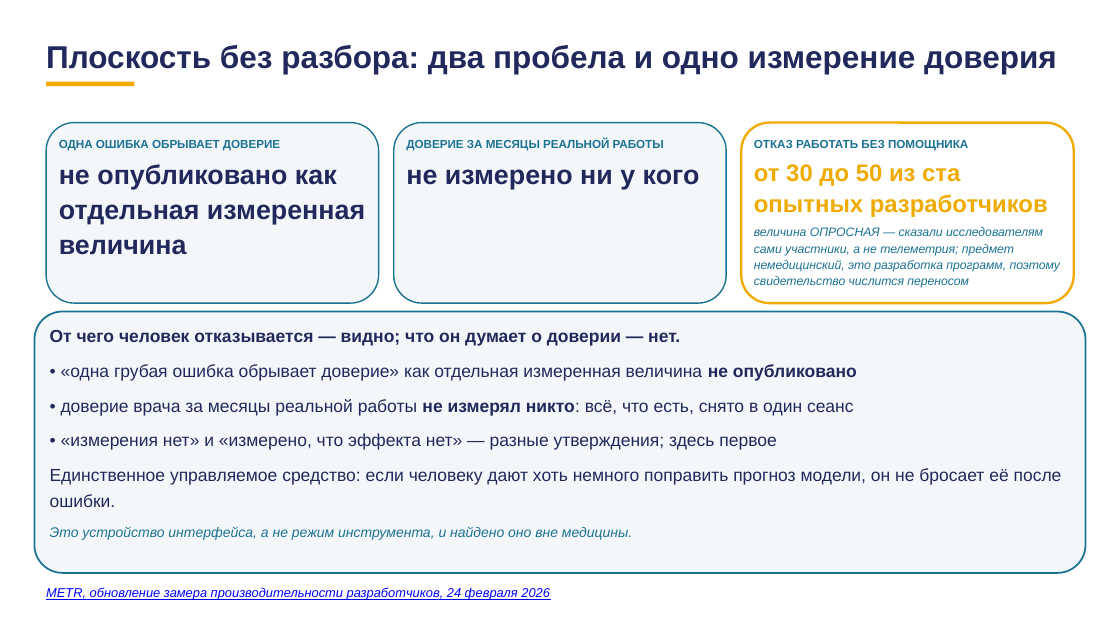
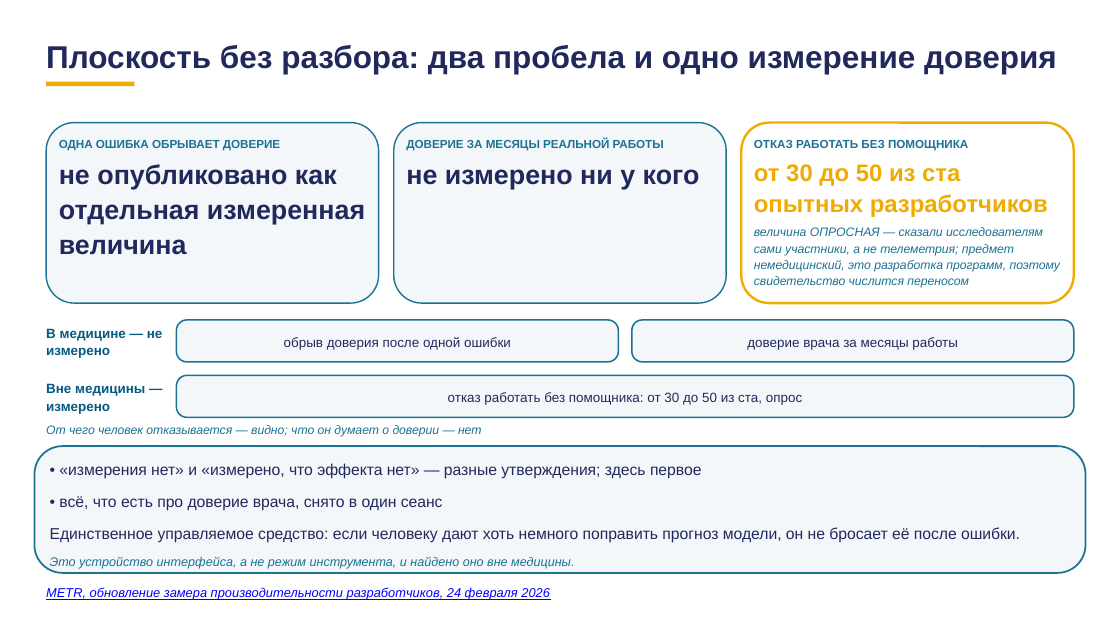
Before and after one commit to tellina-study/AI-usage-lessons, a slide deck: slide 107 of library/lectures/lec-07/rework/deck/lec-07-karkas.pptx. Drawn at 1120x630 pixels with LibreOffice and Linux fonts; fonts in the diff are those of the drawing. Boxes give left, top, right and bottom in pixels: in the first picture for what was removed or moved away, otherwise in the second. Text is boxed around its words. In the diff, an @@ line names an element or a change of style, - is before the commit and + after.

```diff
--- a/library/lectures/lec-07/rework/deck/lec-07-karkas.pptx
+++ b/library/lectures/lec-07/rework/deck/lec-07-karkas.pptx
@@ text added at [46, 329, 163, 358], 11.5 pt, text #065A82, bold @@
+В медицине — не измерено
@@ text at [50, 329, 857, 416]: paragraphs removed @@
-От чего человек отказывается — видно; что он думает о доверии — нет.
-• «одна грубая ошибка обрывает доверие» как отдельная измеренная величина не опубликовано
-• доверие врача за месяцы реальной работы не измерял никто: всё, что есть, снято в один сеанс
@@ rounded rectangle added at [176, 320, 618, 362], fill #F4F7FA, outline #1C7293 1.3 pt @@
@@ rounded rectangle added at [632, 320, 1074, 362], fill #F4F7FA, outline #1C7293 1.3 pt @@
@@ text added at [284, 337, 511, 350], 11.5 pt, text #21295C @@
+обрыв доверия после одной ошибки
@@ text added at [747, 337, 958, 350], 11.5 pt, text #21295C @@
+доверие врача за месяцы работы
@@ text added at [46, 383, 145, 414], 11.5 pt, text #065A82, bold @@
+Вне медицины — измерено
@@ rounded rectangle added at [176, 376, 1074, 418], fill #F4F7FA, outline #1C7293 1.3 pt @@
@@ text added at [448, 392, 802, 405], 11.5 pt, text #21295C @@
+отказ работать без помощника: от 30 до 50 из ста, опрос
@@ rounded rectangle: place and size @@
-rounded rectangle at [34, 312, 1086, 573]
+rounded rectangle at [34, 446, 1086, 573]
@@ rounded rectangle at [34, 446, 1086, 573]: proportions changed @@
@@ text added at [46, 425, 482, 437], 10.5 pt, text #1C7293, italic @@
+От чего человек отказывается — видно; что он думает о доверии — нет
@@ text at [50, 463, 1020, 569]: size 15 to 13.5 pt in "• «измерения нет» и «измерено, что эффекта ...", "Единственное управляемое средство: если человеку дают хоть ..."; size 12 to 10.8 pt in "Это устройство интерфейса, а не режим инструмента, ..."; less space between paragraphs @@
@@ text "• «измерения нет» и «измерено, ...": place and size @@
-text "• «измерения нет» и «измерено, ..." at [50, 329, 1062, 540]
+text "• «измерения нет» и «измерено, ..." at [50, 463, 1020, 569]
@@ text at [59, 496, 443, 511]: paragraph added @@
+• всё, что есть про доверие врача, снято в один сеанс
```
Also in this commit, not shown: 12 other slides changed, 25 other files.
